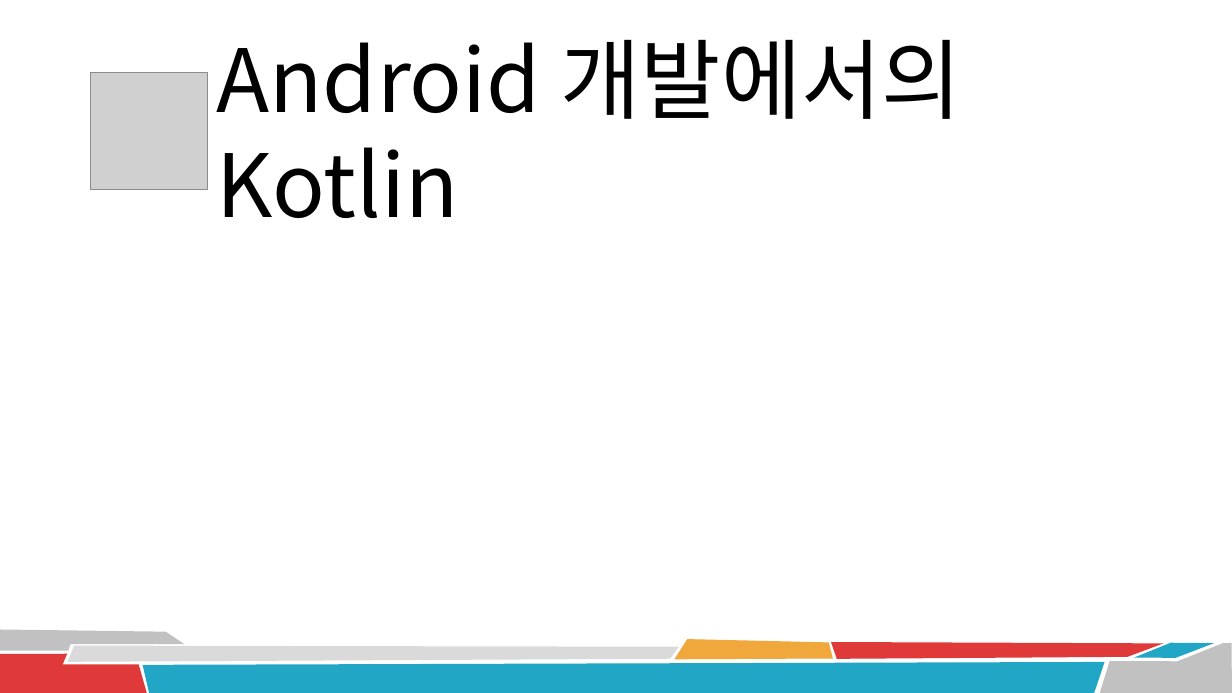
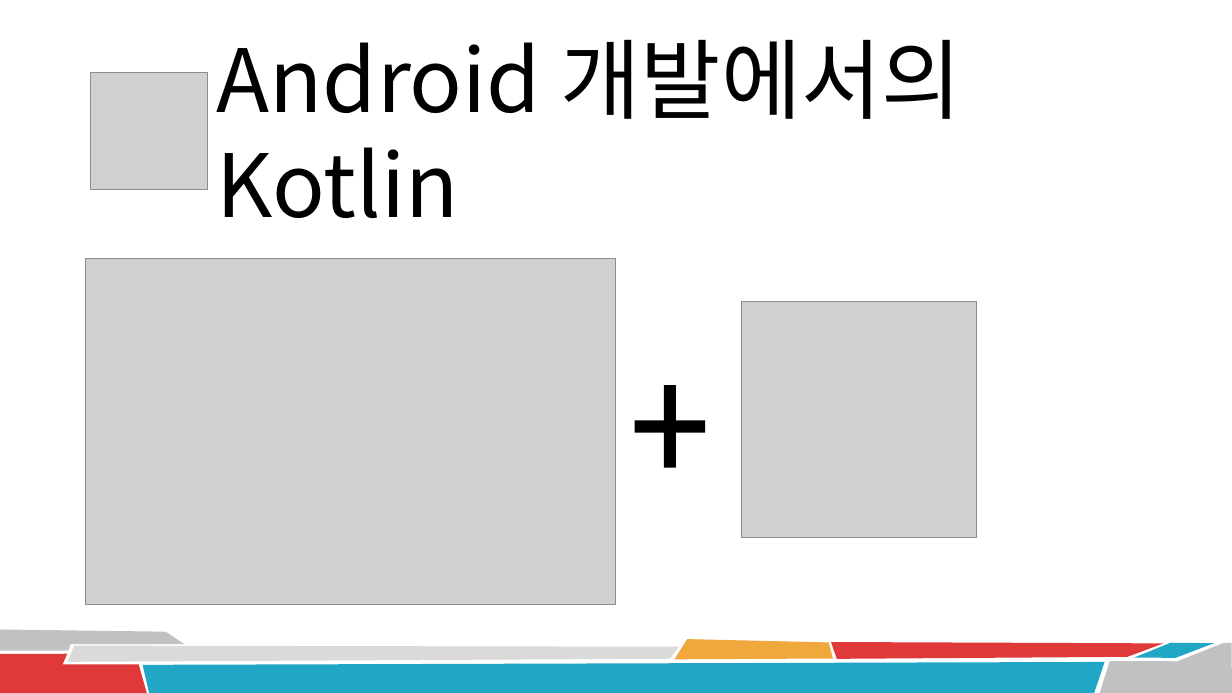
Before and after one commit to DGSW-Android-Study/DGSW-Android-6th, a slide deck: slide 8 of 2022-05-15/김도현/안드 스터디 - 코틀린.pptx (slide 9 before the commit). Drawn at 1232x693 pixels with LibreOffice and Linux fonts; fonts in the diff are those of the drawing; grey boxes stand for pictures. Boxes give left, top, right and bottom in pixels: in the first picture for what was removed or moved away, otherwise in the second. Text is boxed around its words. In the diff, an @@ line names an element or a change of style, - is before the commit and + after.

```diff
--- a/2022-05-15/김도현/안드 스터디 - 코틀린.pptx
+++ b/2022-05-15/김도현/안드 스터디 - 코틀린.pptx
@@ picture added at bbox=[86, 259, 616, 604] @@
@@ picture added at bbox=[741, 301, 977, 537] @@
@@ plus sign added at bbox=[622, 371, 718, 482], fill #000000 @@
```
Also in this commit, not shown: 5 other slides changed, 2 slides added.
